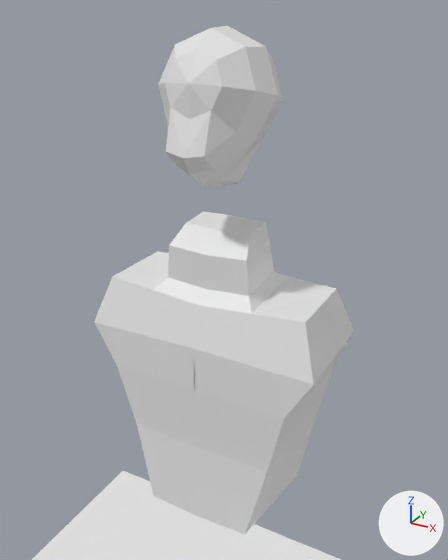
Before and after pictures for a commit that changed the Blender file ModelingProjects/statue.blend.
Camera for both pictures: a camera (50 mm lens) standing at (0.284, -0.509, 1.668) and looking at (0.006, -0.005, 1.416). Every picture has the same lights, and +X, +Y and +Z are marked at lower right.
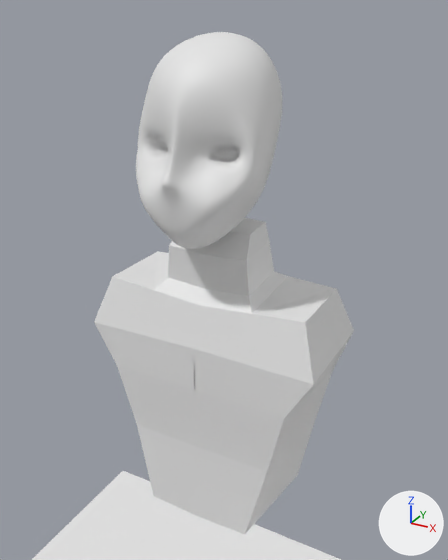
Commit message: work with statue head

Boxes [x1, y1, x2, y2] around the edits, measured in the pictures (448 x 560 px):
'head', added: after [136, 32, 283, 249]
'Sphere', deleted: before [158, 26, 282, 187]

Diff of the bpy script that builds the scene:
```diff
--- a/ModelingProjects/statue.blend.py
+++ b/ModelingProjects/statue.blend.py
@@ me_head @@
+me_head.from_pydata(...)  # 68 vertices, 54 faces; spans x 0.0..1.15, y -1.75..1.17, z -2.41..0.98
+me_head.polygons.foreach_set('use_smooth', [True] * 54)
@@ ob_sphere @@
-ob_sphere = bpy.data.objects.new('Sphere', me_sphere)
-ob_sphere.location = (0.0, 0.0, 1.598)
-ob_sphere.scale = (0.0566, 0.0566, 0.0566)
-_m = ob_sphere.modifiers.new('Mirror', 'MIRROR')
-_m.use_clip = True
@@ ob_head @@
+ob_head = bpy.data.objects.new('head', me_head)
+ob_head.location = (0.0, 0.0, 1.598)
+ob_head.scale = (0.0566, 0.0566, 0.0566)
+_m = ob_head.modifiers.new('Mirror', 'MIRROR')
+_m.use_clip = True
+_m = ob_head.modifiers.new('Subsurf', 'SUBSURF')
+_m.levels = 3
```
